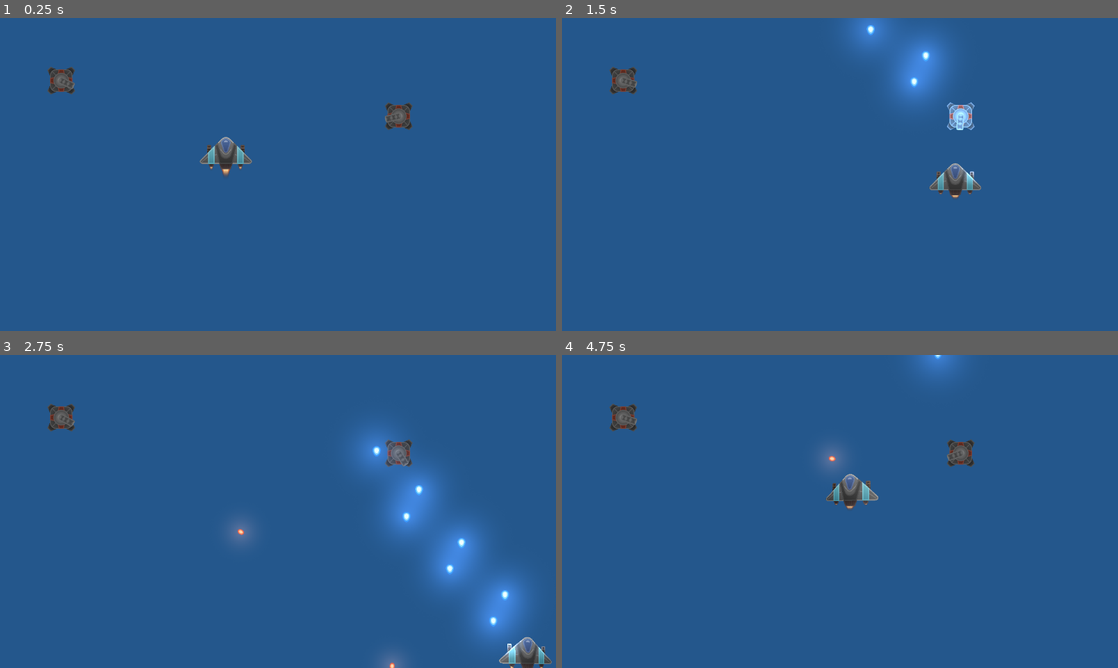
Above: before the commit, frames 1-4 (two rows, left to right).
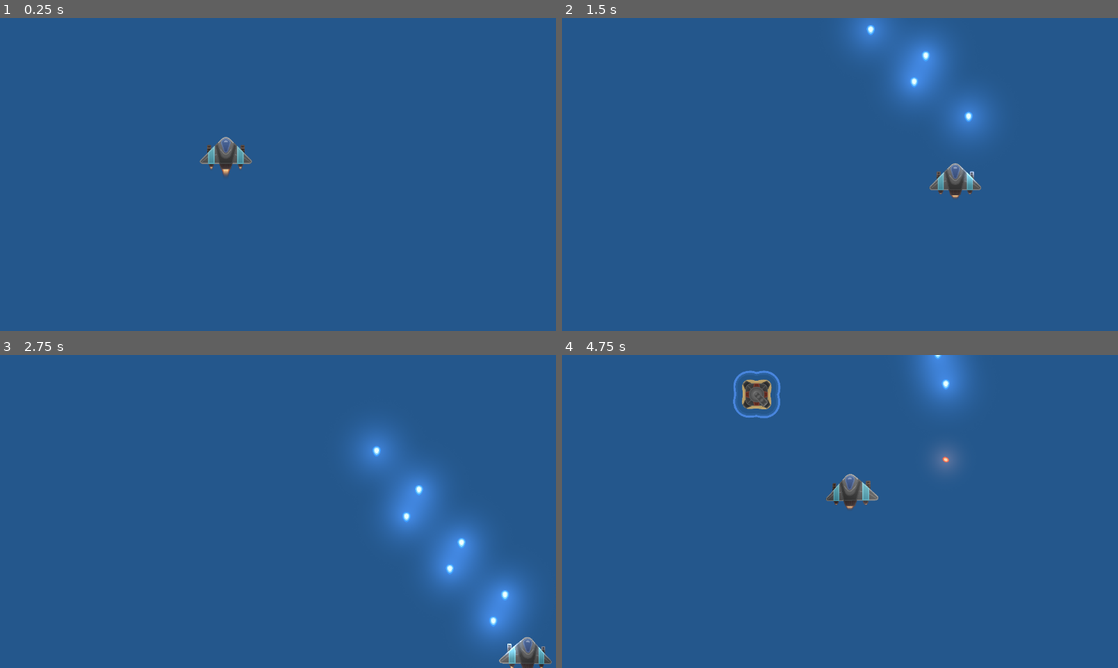
Above: after the commit, the same moments.

Repository: OneginIII/2D-Game
Game: Godot game, scene res://scenes/main.tscn
Same seed, same stepped clock (60 frames per second), same inputs: the game is played once before the commit and once after it.
Inputs:
- Up to frame 1 (0.25 s): no input
- Up to frame 2 (1.5 s): tap Enter at 0.5 s; hold D (right) 0.53-1.28 s; hold Ctrl (fire) 0.53-1.28 s; hold S (down) from 1.28 s (still down); tap Ctrl (fire) at 1.35 s
- Up to frame 3 (2.75 s): release S (down) at 2.03 s; hold D (right) from 2.03 s (still down); hold Ctrl (fire) from 2.03 s (still down)
- Up to frame 4 (4.75 s): release D (right) at 2.78 s; release Ctrl (fire) at 2.78 s; hold W (up) 2.78-3.53 s; tap Ctrl (fire) at 2.85, 4.35 s; hold Ctrl (fire) 3.53-4.28 s; hold A (left) from 3.53 s (still down)

The runs differ from the first frame. In frame 1, 0.7% of the frame differs, in the area x 8-75%, y 15-36%; in frame 2, 1.3%; in frame 3, 1.1%; in frame 4, 2.7%, in the area x 8-75%, y 2-38%.

Commit message:
Fix scrolling for enemies, bullets and effects

Diff:
--- a/scenes/game/entity/enemy/base_enemy.gd
+++ b/scenes/game/entity/enemy/base_enemy.gd
@@ -5,14 +5,18 @@
 export var health : int = 100
 export (Array, NodePath) var flashing_sprites
 
+onready var shape := $Shape
+
 var active := true
 var flash_tween := Tween.new()
+var effects_parent
 
 const FLASH_MULTIPLY = 2.5
 const FLASH_TIME = 0.2
 const DESTROY_DELAY = 0.5
 
 func _ready():
+	effects_parent = get_tree().root.find_node("Effects", true, false)
 	add_child(flash_tween)
 
 func take_damage(amount: int, color: Color):
@@ -31,8 +35,9 @@
 
 func destroy():
 	active = false
+	shape.set_deferred("disabled", true)
 	var explosion = explosion_scene.instance()
-	explosion.global_position = global_position
-	get_parent().add_child(explosion)
+	explosion.position = position
+	effects_parent.add_child(explosion)
 	yield(get_tree().create_timer(DESTROY_DELAY), "timeout")
 	queue_free()
--- a/scenes/game/entity/enemy/turret/turret.gd
+++ b/scenes/game/entity/enemy/turret/turret.gd
@@ -6,6 +6,7 @@
 onready var turret_light := $Head/TurretLight
 
 var player_node
+var bullets_parent
 var light_tween := Tween.new()
 var initial_light_color := Color.tomato
 
@@ -13,6 +14,7 @@
 
 func _ready():
 	player_node = get_tree().root.find_node("Player", true, false)
+	bullets_parent = get_tree().root.find_node("Bullets", true, false)
 	add_child(light_tween)
 	initial_light_color = turret_light.modulate
 	turret_light.modulate = Color.black
@@ -29,7 +31,7 @@
 	bullet.rotation = shoot_position.global_rotation
 	bullet.global_position = shoot_position.global_position
 	bullet.direction = bullet.direction.rotated(bullet.rotation)
-	get_parent().add_child(bullet)
+	bullets_parent.add_child(bullet)
 	light_tween.interpolate_property(turret_light, "modulate", initial_light_color, Color.black, 0.5)
 	light_tween.start()
 
--- a/scenes/game/entity/enemy/turret/turret.tscn
+++ b/scenes/game/entity/enemy/turret/turret.tscn
@@ -14,6 +14,7 @@
 
 [node name="Turret" instance=ExtResource( 1 )]
 scale = Vector2( 0.25, 0.25 )
+collision_mask = 0
 script = ExtResource( 2 )
 flashing_sprites = [ NodePath("Sprite"), NodePath("Head") ]
 
--- a/scenes/game/entity/player/player.tscn
+++ b/scenes/game/entity/player/player.tscn
@@ -30,8 +30,8 @@
 viewport_path = NodePath("Visual/PlayerViewport")
 
 [node name="Player" type="KinematicBody2D"]
+z_index = 2
 collision_layer = 2
-collision_mask = 5
 script = ExtResource( 1 )
 fire_rate = 0.1
 
--- a/scenes/game/game.tscn
+++ b/scenes/game/game.tscn
@@ -1,8 +1,7 @@
-[gd_scene load_steps=5 format=2]
+[gd_scene load_steps=4 format=2]
 
 [ext_resource path="res://scenes/game/entity/player/player.tscn" type="PackedScene" id=1]
 [ext_resource path="res://scenes/game/entity/edge_collision/edge_collision.tscn" type="PackedScene" id=2]
-[ext_resource path="res://scenes/game/entity/enemy/turret/turret.tscn" type="PackedScene" id=3]
 [ext_resource path="res://scenes/game/level/level01/level01.tscn" type="PackedScene" id=4]
 
 [node name="Game" type="Node2D"]
@@ -13,10 +12,6 @@
 
 [node name="EdgeCollision" parent="." instance=ExtResource( 2 )]
 
-[node name="Turret" parent="." instance=ExtResource( 3 )]
-position = Vector2( 141, 144 )
+[node name="Level01" parent="." instance=ExtResource( 4 )]
 
-[node name="Turret2" parent="." instance=ExtResource( 3 )]
-position = Vector2( 918, 226 )
-
-[node name="Level01" parent="." instance=ExtResource( 4 )]
+[node name="Bullets" type="Node2D" parent="."]
--- a/scenes/game/level/base_level.gd
+++ b/scenes/game/level/base_level.gd
@@ -17,6 +17,11 @@
 
 func _ready():
 	update_level_size(level_length)
+	if Engine.editor_hint:
+		set_physics_process(false)
+
+func _physics_process(delta):
+	translate(Vector2.DOWN * scroll_speed * delta)
 
 func _draw():
 	if Engine.editor_hint:
--- a/scenes/game/level/base_level.tscn
+++ b/scenes/game/level/base_level.tscn
@@ -13,19 +13,26 @@
 polygon = PoolVector2Array( -128, -2240, 1408, -2240, 1408, 832, -128, 832 )
 
 [node name="SandTiles" type="TileMap" parent="."]
+scale = Vector2( 0.5, 0.5 )
 z_index = -1
 tile_set = ExtResource( 2 )
 cell_size = Vector2( 128, 128 )
 format = 1
 
 [node name="GrassTiles" type="TileMap" parent="."]
+scale = Vector2( 0.5, 0.5 )
 z_index = -1
 tile_set = ExtResource( 2 )
 cell_size = Vector2( 128, 128 )
 format = 1
 
 [node name="BaseTiles" type="TileMap" parent="."]
+scale = Vector2( 0.5, 0.5 )
 z_index = -1
 tile_set = ExtResource( 2 )
 cell_size = Vector2( 128, 128 )
 format = 1
+
+[node name="Enemies" type="Node2D" parent="."]
+
+[node name="Effects" type="Node2D" parent="."]
--- a/scenes/game/level/level01/level01.tscn
+++ b/scenes/game/level/level01/level01.tscn
@@ -1,9 +1,11 @@
-[gd_scene load_steps=2 format=2]
+[gd_scene load_steps=3 format=2]
 
 [ext_resource path="res://scenes/game/level/base_level.tscn" type="PackedScene" id=1]
+[ext_resource path="res://scenes/game/entity/enemy/turret/turret.tscn" type="PackedScene" id=2]
 
 [node name="Level01" instance=ExtResource( 1 )]
 level_length = 128
+scroll_speed = 100.0
 
 [node name="BGPolygon" parent="." index="0"]
 polygon = PoolVector2Array( -128, -15808, 1408, -15808, 1408, 832, -128, 832 )
@@ -13,3 +15,12 @@
 
 [node name="GrassTiles" parent="." index="2"]
 tile_data = PoolIntArray( -8060930, 1, 0, -8060929, 1, 1, -8126464, 1, 1, -8126463, 1, 1, -8126462, 1, 1, -8126461, 1,  …(11620 unchanged characters)…
+
+[node name="Turret" parent="Enemies" index="0" instance=ExtResource( 2 )]
+position = Vector2( 448, -384 )
+
+[node name="Turret2" parent="Enemies" index="1" instance=ExtResource( 2 )]
+position = Vector2( 64, -704 )
+
+[node name="Effects" parent="." index="5"]
+z_index = 1
